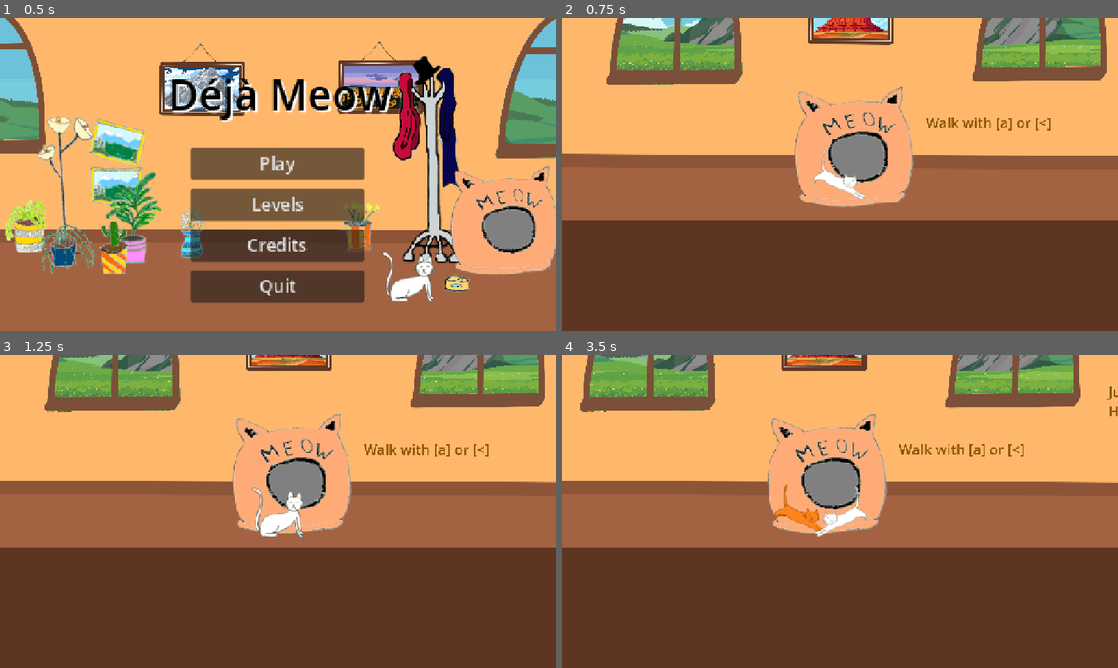
Above: before the commit, frames 1-4 (two rows, left to right).
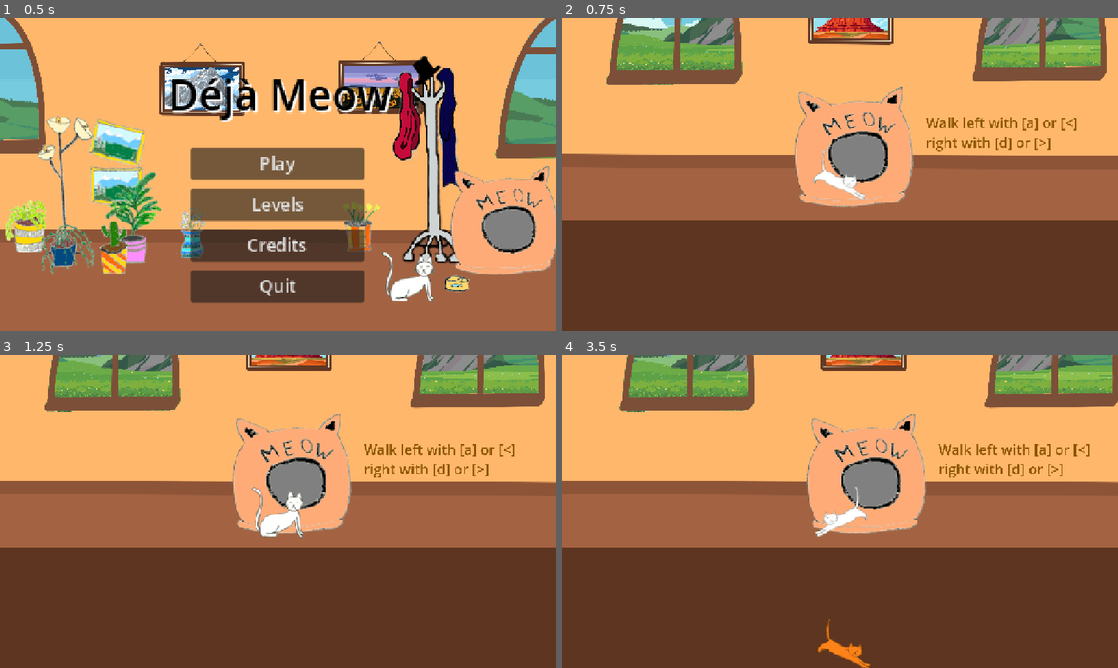
Above: after the commit, the same moments.

Repository: Fantasiel/GameJam25
Game: Godot game, scene res://scenes/menu.tscn
Same seed, same stepped clock (60 frames per second), same inputs: the game is played once before the commit and once after it.
Inputs:
- Up to frame 1 (0.5 s): no input
- Up to frame 2 (0.75 s): click "Play" at 0.5 s
- Up to frame 3 (1.25 s): no input
- Up to frame 4 (3.5 s): hold Right (move_right) 1.28-2.78 s; tap Ctrl (replay) at 1.35, 2.3 s; tap Space (jump) at 1.52, 1.55, 1.82, 2.1, 2.27, 2.57, 3.05 s; hold Left (move_left) from 2.78 s (still down); tap F (interact) at 2.85 s

Frame 1 is identical in both runs. In frame 2, 0.5% of the frame differs, in the area x 65-93%, y 31-43%; in frame 3, 0.5%; in frame 4, 15%, in the area x 3-100%, y 0-100%.

Commit message:
build

Diff:
--- a/scenes/cat/cat.gd
+++ b/scenes/cat/cat.gd
@@ -36,6 +36,7 @@
 	recording_counter = 0
 	replay_pressed = {}
 	position = Vector2.ZERO
+	velocity = Vector2.ZERO
 	set_collision_layer_value(2, false)
 	on_started_replay.emit()
 
--- a/scenes/levels/level1/level1.tscn
+++ b/scenes/levels/level1/level1.tscn
@@ -143,7 +143,8 @@
 offset_bottom = 145.0
 theme_override_colors/font_color = Color(0.551197, 0.32836, 8.66354e-07, 1)
 theme_override_font_sizes/font_size = 64
-text = "Walk with [a] or [<]"
+text = "Walk left with [a] or [<]
+right with [d] or [>]"
 
 [node name="JumpLabel" type="Label" parent="."]
 offset_left = 1212.0
--- a/scenes/levels/level2/level2.tscn
+++ b/scenes/levels/level2/level2.tscn
@@ -126,14 +126,15 @@
 position = Vector2(-147, 316)
 
 [node name="JumpLabel" type="Label" parent="."]
-offset_left = 247.0
-offset_top = 57.0
-offset_right = 1194.0
-offset_bottom = 145.0
+offset_left = 253.0
+offset_top = -21.0
+offset_right = 1200.0
+offset_bottom = 249.0
 theme_override_colors/font_color = Color(0.551197, 0.32836, 8.66354e-07, 1)
 theme_override_font_sizes/font_size = 64
 text = "Careful, you don't like water.
-Jump across it by pressing D / >"
+Jump across it by pressing
+ [jump]+([d] or [>])"
 
 [node name="Victory" parent="." instance=ExtResource("3_iq8gt")]
 scale = Vector2(3, 3)
Not shown, changed: build.zip
Not shown, changed: build/index.pck
